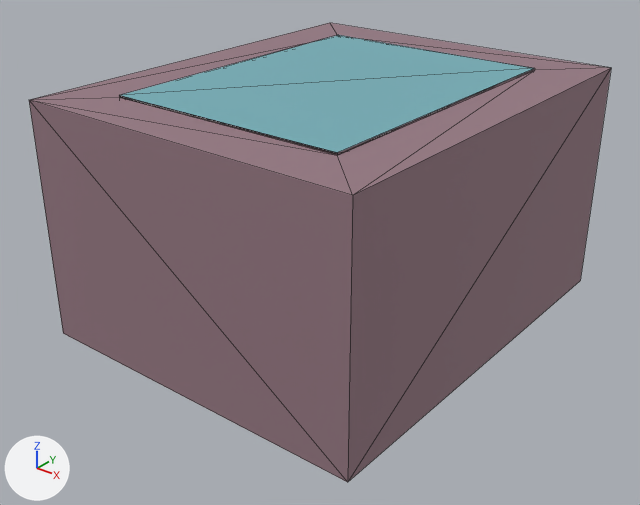
Renders of the glTF model public/assets/tower.glb from each side of a commit.
Camera for both pictures: a camera (50 mm lens) standing at (0.269, -1.035, 0.298) and looking at (0.001, -0.699, 0.09). Every picture has the same lights, and +X, +Y and +Z are marked at lower left. Mesh edges are drawn as thin lines.

Names of what the first picture shows: 'base', 'turret'.
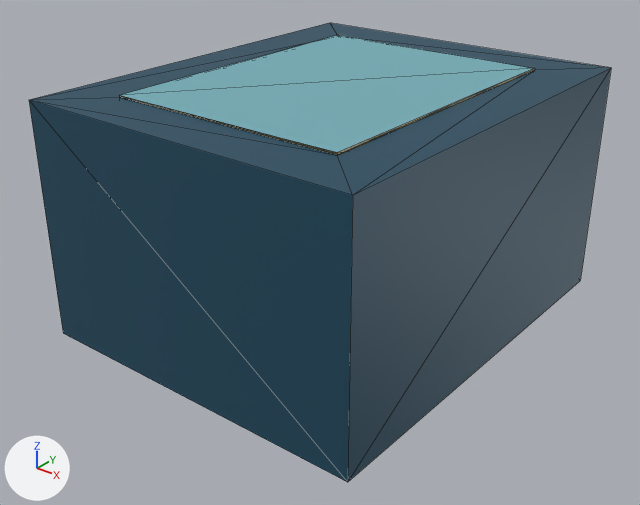
What differs and where, as boxes (x1, y1, x2, y2) in the pictures (640 x 505 px):
'base', recoloured, surface changed
    both: (29, 23, 611, 482)
'turret', recoloured
    both: (119, 35, 535, 155)

The change, as a diff of the scene's bpy script:
```diff
--- a/public/assets/tower.glb.py
+++ b/public/assets/tower.glb.py
@@ mat_table_turret @@
 mat_table_turret = principled_material('table-turret')
-mat_table_turret.base_color = (0.319, 0.202, 0.238)  # purple #997c86
+mat_table_turret.base_color = (1.0, 0.708, 0.301)  # beige #ffdb95
 mat_table_turret.metallic = 0.15
@@ mat_table_center_base @@
 mat_table_center_base = principled_material('table-center-base')
-mat_table_center_base.base_color = (0.319, 0.202, 0.238)  # purple #997c86
+mat_table_center_base.base_color = (0.0137, 0.0742, 0.125)  # dark blue #1f4d63
 mat_table_center_base.metallic = 0.15
-mat_table_center_base.roughness = 0.8
```
